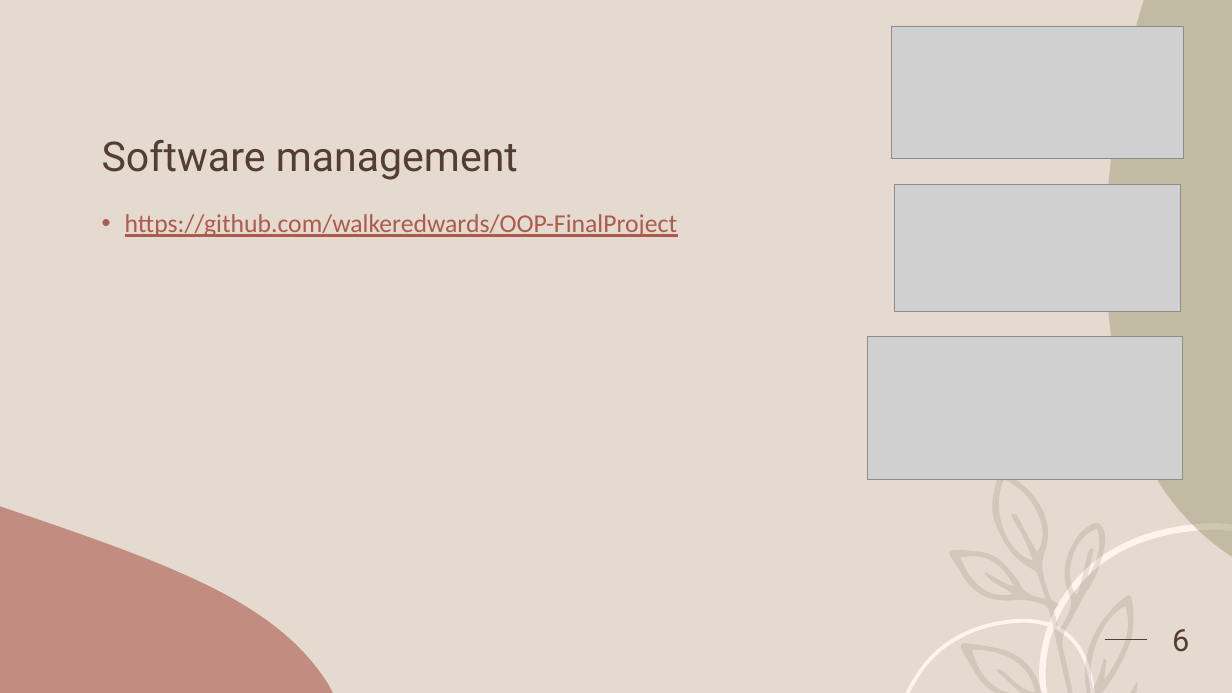
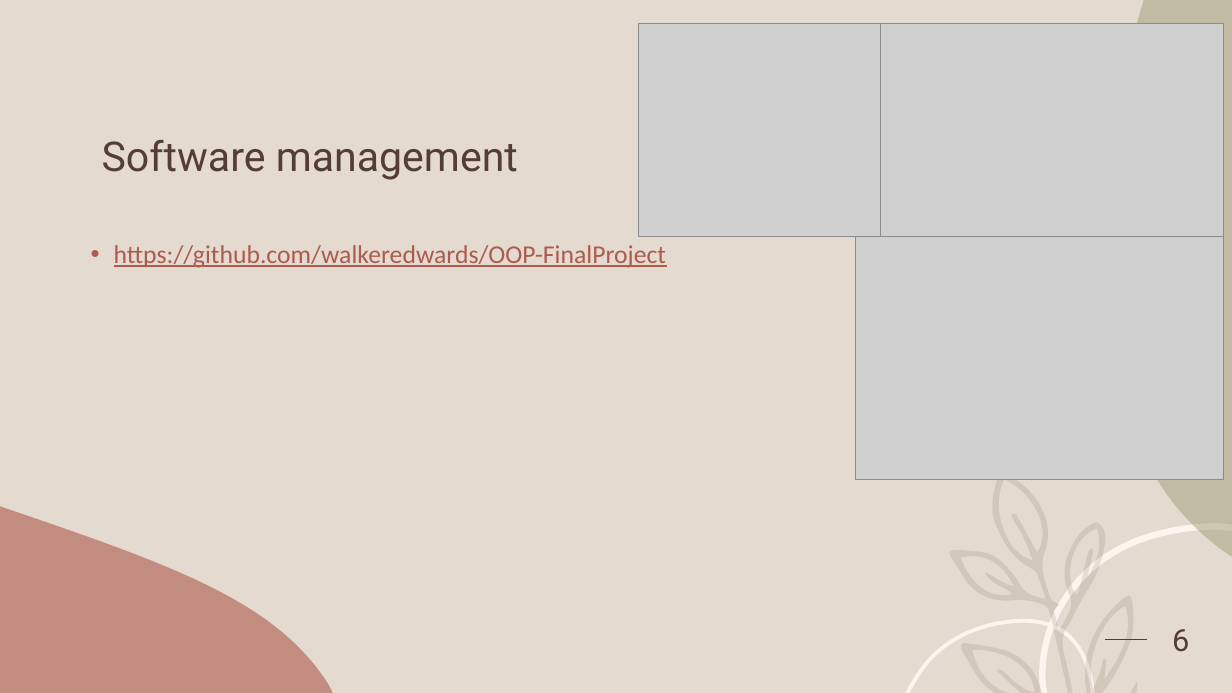
Before and after one commit to walkeredwards/OOP-FinalProject, a slide deck: slide 6 of The Game of Chess.pptx. Drawn at 1232x693 pixels with LibreOffice and Linux fonts; fonts in the diff are those of the drawing; grey boxes stand for pictures. Boxes give left, top, right and bottom in pixels: in the first picture for what was removed or moved away, otherwise in the second. Text is boxed around its words. In the diff, an @@ line names an element or a change of style, - is before the commit and + after.

Commit message:
powerpoint

```diff
--- a/The Game of Chess.pptx
+++ b/The Game of Chess.pptx
@@ picture: place and size @@
-picture at [895, 185, 1180, 311]
+picture at [639, 23, 881, 237]
@@ picture: place and size @@
-picture at [892, 26, 1184, 158]
+picture at [881, 24, 1224, 237]
@@ text "https://github.com/walkeredwards/OOP-FinalProject": place and size @@
-text "https://github.com/walkeredwards/OOP-FinalProject" at [125, 214, 677, 237]
+text "https://github.com/walkeredwards/OOP-FinalProject" at [114, 245, 666, 268]
@@ picture: place and size @@
-picture at [867, 336, 1183, 480]
+picture at [855, 237, 1223, 480]
```
Also in this commit, not shown: 3 other slides changed, 1 slide removed.
